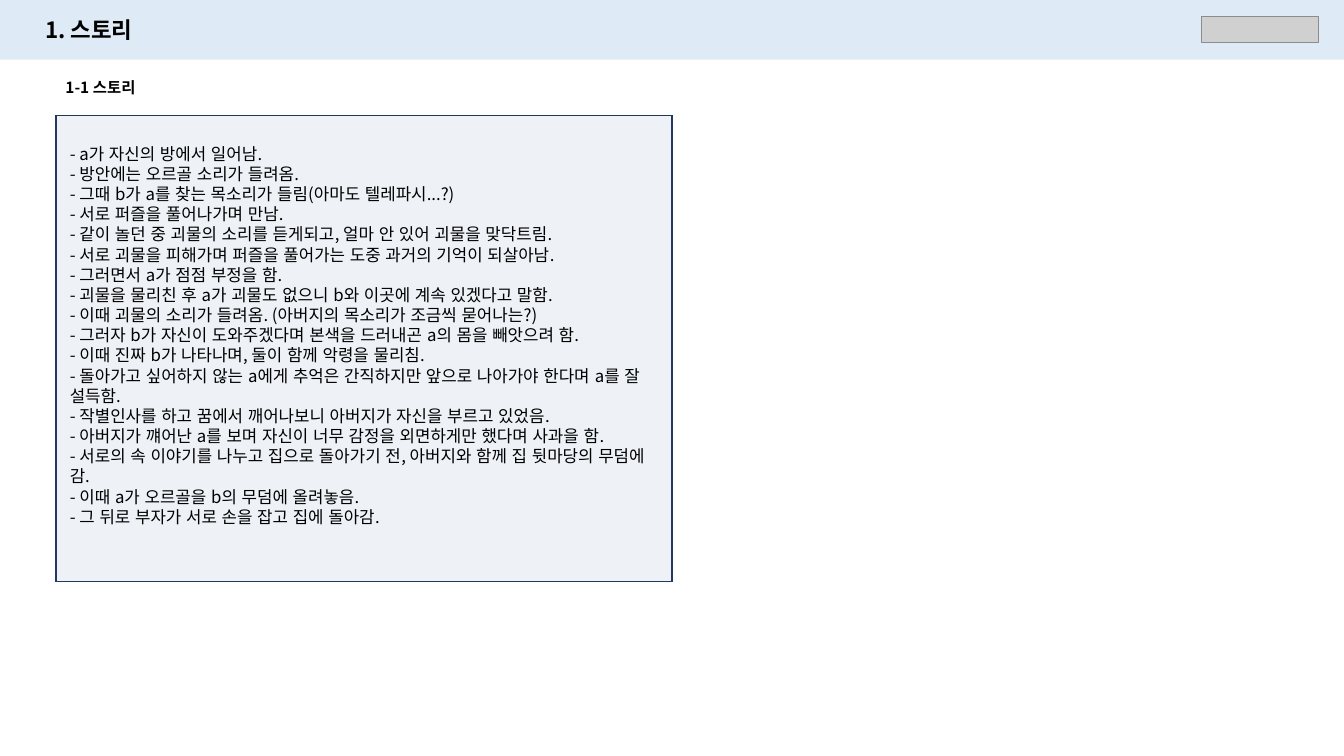
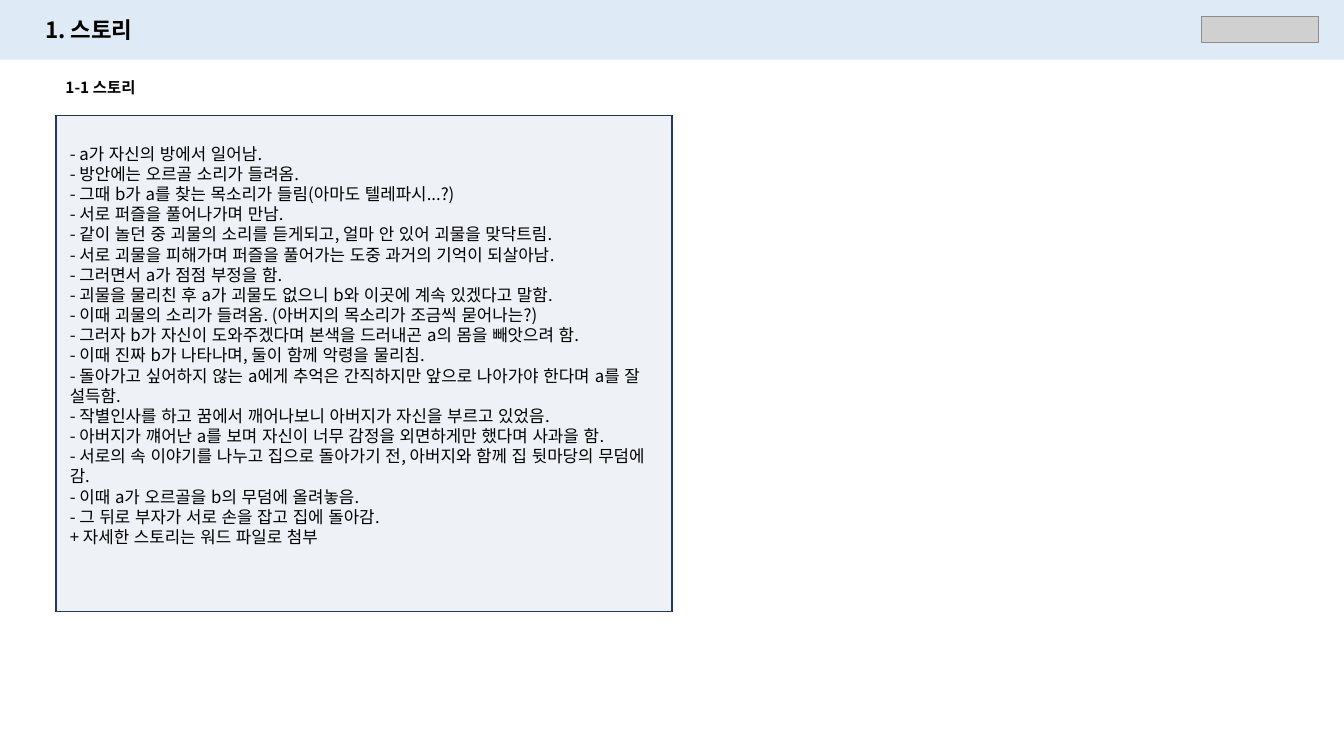
Before and after one commit to PerfectEgg/-Receivers, a slide deck: slide 5 of 캐릭터 설정_v1.02.pptx. Drawn at 1344x756 pixels with LibreOffice and Linux fonts; fonts in the diff are those of the drawing; grey boxes stand for pictures. Boxes give left, top, right and bottom in pixels: in the first picture for what was removed or moved away, otherwise in the second. Text is boxed around its words. In the diff, an @@ line names an element or a change of style, - is before the commit and + after.

Commit message:
[송나름]
# 스토리기획서
- version : 2024.01.14

```diff
--- a/캐릭터 설정_v1.02.pptx
+++ b/캐릭터 설정_v1.02.pptx
@@ rectangle: place and size @@
-rectangle at (56,116,673,582)
+rectangle at (56,116,673,612)
@@ text at (83,529,318,545): paragraph added @@
++ 자세한 스토리는 워드 파일로 첨부
```
Also in this commit, not shown: 6 other slides changed, 1 slide added, 3 slides removed, 1 other file.
